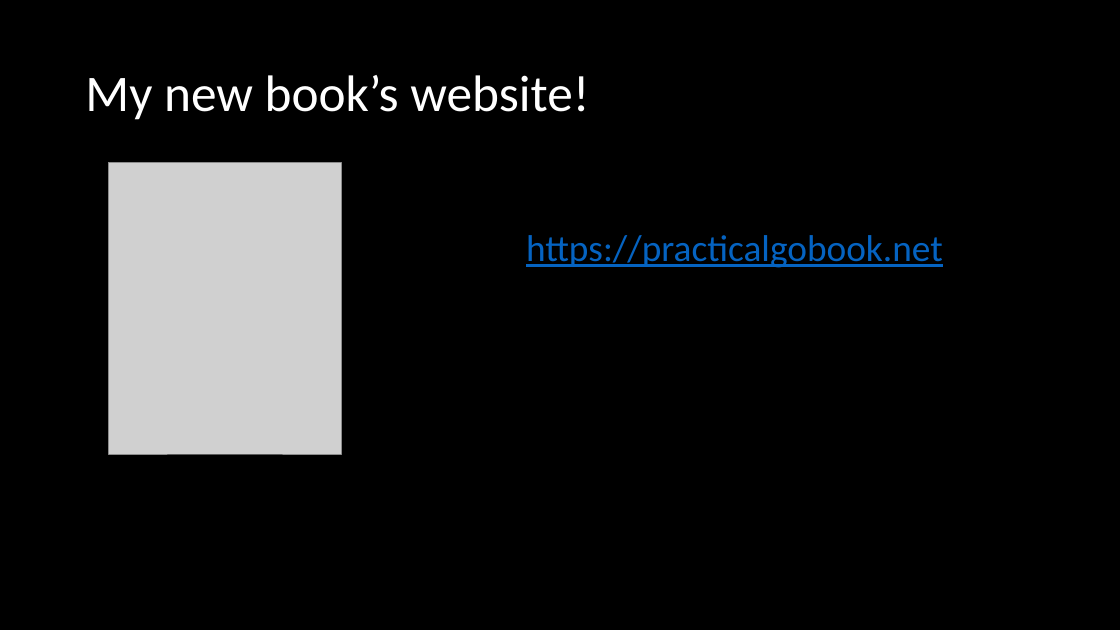
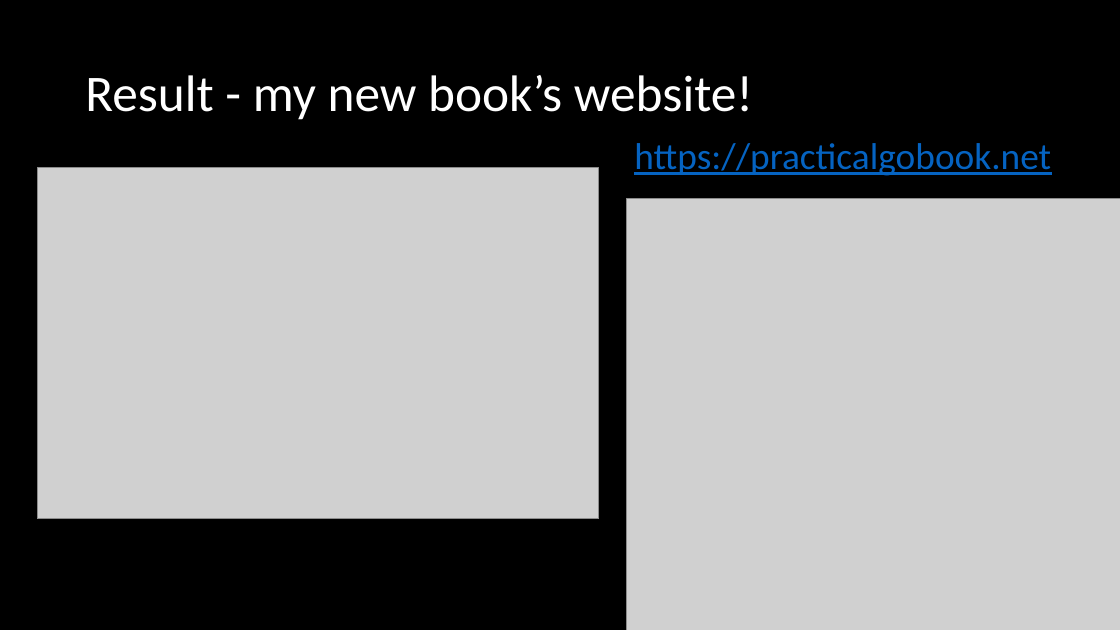
Before and after one commit to amitsaha/website2bin, a slide deck: slide 14 of presentation/gophercon-2021-lightning.pptx (slide 16 before the commit). Drawn at 1120x630 pixels with LibreOffice and Linux fonts; fonts in the diff are those of the drawing; grey boxes stand for pictures. Boxes give left, top, right and bottom in pixels: in the first picture for what was removed or moved away, otherwise in the second. Text is boxed around its words. In the diff, an @@ line names an element or a change of style, - is before the commit and + after.

Commit message:
update: add slides PDF

```diff
--- a/presentation/gophercon-2021-lightning.pptx
+++ b/presentation/gophercon-2021-lightning.pptx
@@ title at (x1=85, y1=75, x2=753, y2=120): text changed @@
-My new book’s website!
+Result - my new book’s website!
@@ text "https://practicalgobook.net" moved from (x1=526, y1=235, x2=943, y2=268) to (x1=634, y1=143, x2=1051, y2=176) @@
@@ picture added at (x1=37, y1=168, x2=599, y2=519) @@
@@ picture removed at (x1=108, y1=163, x2=341, y2=455) @@
@@ picture added at (x1=626, y1=198, x2=1120, y2=630) @@
```
Also in this commit, not shown: 6 other slides changed, 2 slides added, 1 slide removed, 3 other files.
